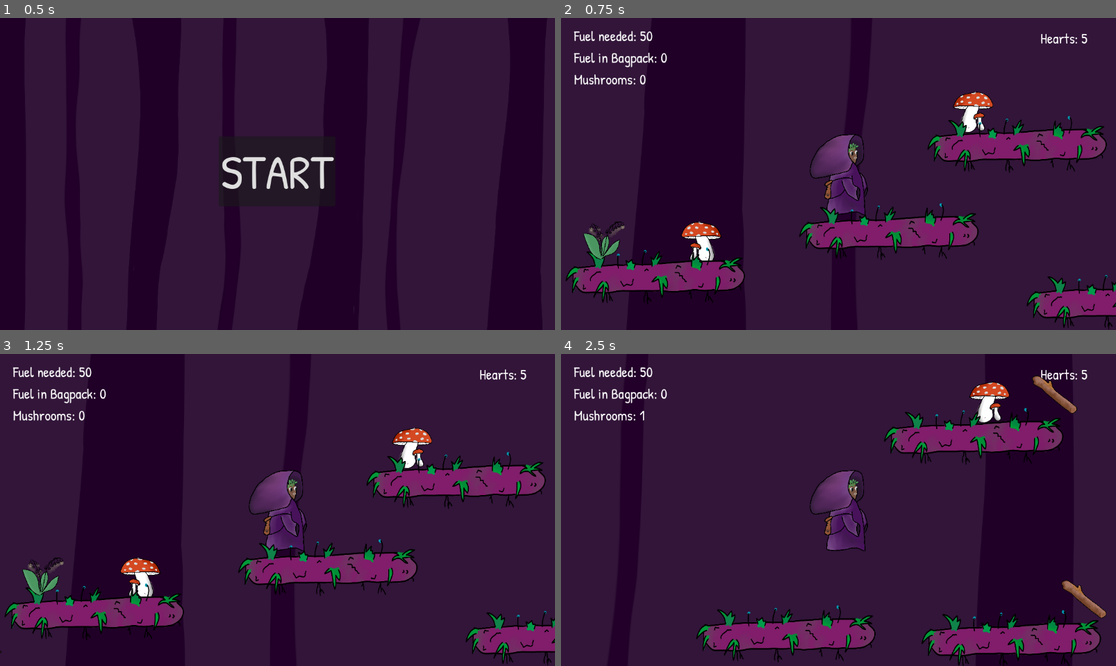
Above: before the commit, frames 1-4 (two rows, left to right).
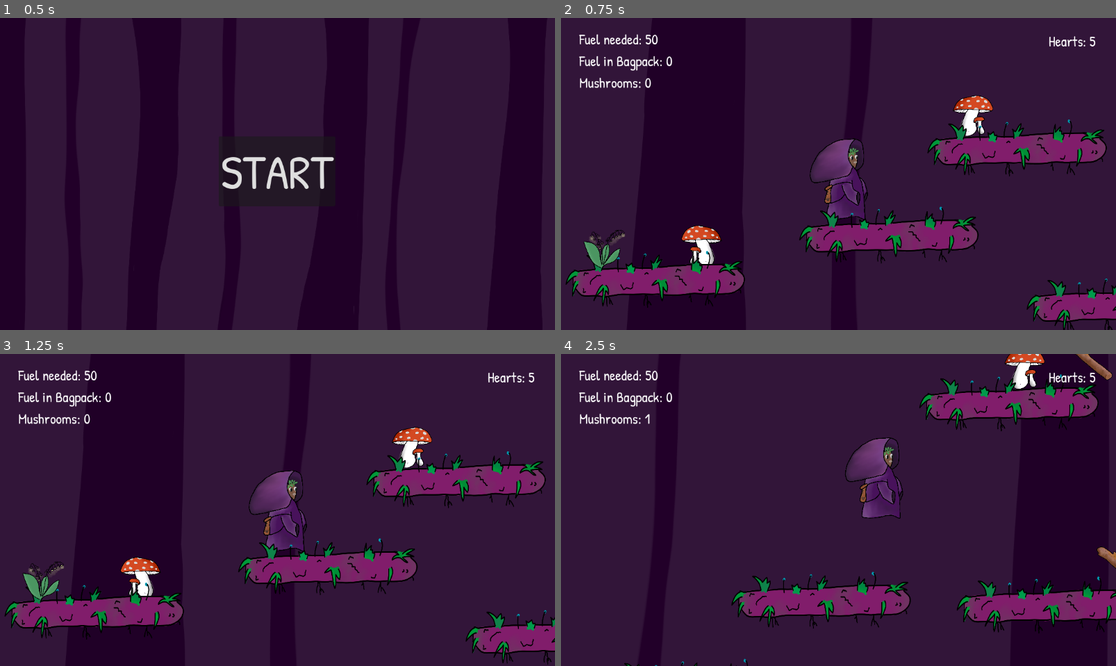
Above: after the commit, the same moments.

Repository: one-mink/into_the_woods
Game: Godot game, scene res://scenes/start_srceen.tscn
Same seed, same stepped clock (60 frames per second), same inputs: the game is played once before the commit and once after it.
Inputs:
- Up to frame 1 (0.5 s): no input
- Up to frame 2 (0.75 s): click "START" at 0.5 s
- Up to frame 3 (1.25 s): no input
- Up to frame 4 (2.5 s): tap Enter (ui_accept) at 1.25, 1.52, 2.27 s; hold Right (ui_right) from 1.28 s (still down); tap S (throw) at 1.35 s; tap Alt at 2.1 s

Frame 1 is identical in both runs. In frame 2, 9.3% of the frame differs, in the area x 0-100%, y 4-100%; in frame 3, 4.7%; in frame 4, 23%, in the area x 2-100%, y 0-100%.

Commit message:
fixed buges, better hitboxes, better movement

Diff:
--- a/scenes/plattform.tscn
+++ b/scenes/plattform.tscn
@@ -10,10 +10,10 @@
 radius = 37.01351
 
 [sub_resource type="RectangleShape2D" id="RectangleShape2D_twxn0"]
-size = Vector2(348, 61)
+size = Vector2(348, 56.5)
 
 [sub_resource type="RectangleShape2D" id="RectangleShape2D_6pgfu"]
-size = Vector2(14, 45.25)
+size = Vector2(15, 45.25)
 
 [node name="plattform" type="Node2D" unique_id=2102032398]
 
@@ -113,7 +113,7 @@
 [node name="deco" type="Node" parent="." unique_id=1091576209]
 
 [node name="Flower" type="Sprite2D" parent="deco" unique_id=980869419]
-position = Vector2(1428, -159.00002)
+position = Vector2(1473.0001, -161.00002)
 scale = Vector2(0.171875, 0.178125)
 texture = ExtResource("1_5sh58")
 
@@ -128,7 +128,7 @@
 texture = ExtResource("1_5sh58")
 
 [node name="Flower4" type="Sprite2D" parent="deco" unique_id=907910366]
-position = Vector2(2546, 128.00002)
+position = Vector2(2589.0002, 127)
 scale = Vector2(0.171875, 0.178125)
 texture = ExtResource("1_5sh58")
 
@@ -138,24 +138,24 @@
 texture = ExtResource("1_5sh58")
 
 [node name="Flower6" type="Sprite2D" parent="deco" unique_id=1503155858]
-position = Vector2(3377, -323)
+position = Vector2(3384, -310.00003)
 scale = Vector2(0.171875, 0.178125)
 texture = ExtResource("1_5sh58")
 
 [node name="Flower7" type="Sprite2D" parent="deco" unique_id=1569338193]
-position = Vector2(4608, 148)
+position = Vector2(4609.0005, 158)
 scale = Vector2(0.171875, 0.178125)
 texture = ExtResource("1_5sh58")
 
 [node name="Flower8" type="Sprite2D" parent="deco" unique_id=1370078235]
-position = Vector2(6355, -329.00003)
+position = Vector2(6359, -300.00003)
 scale = Vector2(0.171875, 0.178125)
 texture = ExtResource("1_5sh58")
 
 [node name="Mushrooms" type="Node2D" parent="." unique_id=911248575]
 
 [node name="mushroom" parent="Mushrooms" unique_id=1966157939 instance=ExtResource("2_t63f6")]
-position = Vector2(1486, -512)
+position = Vector2(1490, -500)
 
 [node name="mushroom6" parent="Mushrooms" unique_id=1800596904 instance=ExtResource("2_t63f6")]
 position = Vector2(3554, -327)
@@ -167,7 +167,7 @@
 position = Vector2(5917, -538)
 
 [node name="mushroom2" parent="Mushrooms" unique_id=943096363 instance=ExtResource("2_t63f6")]
-position = Vector2(1040, -272)
+position = Vector2(1026, -279)
 scale = Vector2(-1, 1)
 
 [node name="mushroom4" parent="Mushrooms" unique_id=1839861853 instance=ExtResource("2_t63f6")]
@@ -219,22 +219,22 @@
 
 [node name="CollisionShape2D2" type="CollisionShape2D" parent="StaticBody2D2" unique_id=690152747]
 visibility_layer = 2
-position = Vector2(3292, 366)
+position = Vector2(3303, 378)
 shape = SubResource("RectangleShape2D_6pgfu")
 
 [node name="CollisionShape2D3" type="CollisionShape2D" parent="StaticBody2D2" unique_id=1235347061]
 visibility_layer = 2
-position = Vector2(3672, 356)
+position = Vector2(3667, 380)
 shape = SubResource("RectangleShape2D_6pgfu")
 
 [node name="CollisionShape2D5" type="CollisionShape2D" parent="StaticBody2D2" unique_id=2076166844]
 visibility_layer = 2
-position = Vector2(5433, -242)
+position = Vector2(5431, -222)
 shape = SubResource("RectangleShape2D_6pgfu")
 
 [node name="CollisionShape2D6" type="CollisionShape2D" parent="StaticBody2D2" unique_id=1255120182]
 visibility_layer = 2
-position = Vector2(5797, -246)
+position = Vector2(5798, -221)
 shape = SubResource("RectangleShape2D_6pgfu")
 
 [node name="StaticBody2D3" type="StaticBody2D" parent="." unique_id=2006812998]
@@ -269,7 +269,7 @@
 shape = SubResource("RectangleShape2D_twxn0")
 
 [node name="Platform1" type="Sprite2D" parent="StaticBody2D5" unique_id=1185976479]
-position = Vector2(756, 317)
+position = Vector2(758, 309)
 scale = Vector2(0.30468756, 0.38007814)
 texture = ExtResource("1_t2tlx")
 
@@ -289,11 +289,11 @@
 position = Vector2(707, -775)
 
 [node name="CollisionShape2D" type="CollisionShape2D" parent="StaticBody2D7" unique_id=2110632888]
-position = Vector2(718.99994, 324)
+position = Vector2(722.99994, 350)
 shape = SubResource("RectangleShape2D_twxn0")
 
 [node name="Platform1" type="Sprite2D" parent="StaticBody2D7" unique_id=214410752]
-position = Vector2(719, 329)
+position = Vector2(723, 355)
 scale = Vector2(0.30468756, 0.38007814)
 texture = ExtResource("1_t2tlx")
 
@@ -385,7 +385,7 @@
 position = Vector2(3244, -393)
 
 [node name="CollisionShape2D" type="CollisionShape2D" parent="StaticBody2D15" unique_id=1075825908]
-position = Vector2(713, 286)
+position = Vector2(713, 288.25)
 shape = SubResource("RectangleShape2D_twxn0")
 
 [node name="Platform1" type="Sprite2D" parent="StaticBody2D15" unique_id=1088350177]
@@ -529,11 +529,11 @@
 position = Vector2(5782, -516)
 
 [node name="CollisionShape2D" type="CollisionShape2D" parent="StaticBody2D26" unique_id=1905773804]
-position = Vector2(709.99994, 254.5)
+position = Vector2(708.99994, 276)
 shape = SubResource("RectangleShape2D_twxn0")
 
 [node name="Platform1" type="Sprite2D" parent="StaticBody2D26" unique_id=533722237]
-position = Vector2(704, 260)
+position = Vector2(705, 282)
 scale = Vector2(0.30468756, 0.38007814)
 texture = ExtResource("1_t2tlx")
 
--- a/scenes/player.tscn
+++ b/scenes/player.tscn
@@ -35,6 +35,7 @@
 shape = SubResource("CapsuleShape2D_4flbx")
 
 [node name="Camera2D" type="Camera2D" parent="CharacterBody2D" unique_id=64352215]
+position_smoothing_enabled = true
 
 [node name="Stick_Start" type="Marker2D" parent="CharacterBody2D" unique_id=422565892]
 position = Vector2(187, 0)
@@ -43,6 +44,7 @@
 position = Vector2(-180, 0)
 
 [node name="Label" type="Label" parent="CharacterBody2D" unique_id=882821239]
+visible = false
 offset_left = -549.0
 offset_top = -308.0
 offset_right = -387.0
@@ -52,6 +54,7 @@
 script = ExtResource("3_qhqgy")
 
 [node name="Label2" type="Label" parent="CharacterBody2D" unique_id=454134974]
+visible = false
 offset_left = 419.0
 offset_top = -303.0
 offset_right = 543.0
--- a/scenes/world.tscn
+++ b/scenes/world.tscn
@@ -2,9 +2,12 @@
 
 [ext_resource type="Texture2D" uid="uid://bcs56pn8h01xm" path="res://images/background.png" id="1_7r4gi"]
 [ext_resource type="PackedScene" uid="uid://coiks1ivlqvvg" path="res://scenes/player.tscn" id="1_f3sb7"]
+[ext_resource type="FontFile" uid="uid://credw2f6vml43" path="res://fonts/PatrickHand-Regular.ttf" id="1_jhx03"]
+[ext_resource type="Script" uid="uid://c627wsa6wicol" path="res://scripts/fuel-label.gd" id="2_o8fc1"]
 [ext_resource type="Script" uid="uid://btyc38l3aob6d" path="res://scripts/collect_sticks.gd" id="2_tlwt5"]
 [ext_resource type="PackedScene" uid="uid://dih6bn5c3kici" path="res://scenes/plattform.tscn" id="3_7r4gi"]
 [ext_resource type="Texture2D" uid="uid://combxr0m3tj31" path="res://images/stick.png" id="3_tlwt5"]
+[ext_resource type="Script" uid="uid://cxdcyoagfy4fp" path="res://scripts/heart-label.gd" id="3_xo05s"]
 [ext_resource type="PackedScene" uid="uid://ij5mghvbsrci" path="res://scenes/dog_boar.tscn" id="4_aqk2v"]
 [ext_resource type="PackedScene" uid="uid://bpf2bb1t0xiqn" path="res://scenes/trader.tscn" id="6_dwbse"]
 [ext_resource type="PackedScene" uid="uid://tfcpru2pwc62" path="res://scenes/rocket.tscn" id="7_i7141"]
@@ -57,6 +60,26 @@
 [node name="Player" parent="." unique_id=769515138 instance=ExtResource("1_f3sb7")]
 position = Vector2(5089, 3)
 
+[node name="CanvasLayer" type="CanvasLayer" parent="Player" unique_id=1395495486]
+
+[node name="Label" type="Label" parent="Player/CanvasLayer" unique_id=797129967]
+offset_left = 38.0
+offset_top = 23.0
+offset_right = 200.0
+offset_bottom = 65.0
+theme_override_fonts/font = ExtResource("1_jhx03")
+theme_override_font_sizes/font_size = 30
+script = ExtResource("2_o8fc1")
+
+[node name="Label2" type="Label" parent="Player/CanvasLayer" unique_id=1975804975]
+offset_left = 1012.0
+offset_top = 27.0
+offset_right = 1136.0
+offset_bottom = 113.0
+theme_override_fonts/font = ExtResource("1_jhx03")
+theme_override_font_sizes/font_size = 30
+script = ExtResource("3_xo05s")
+
 [node name="plattform" parent="." unique_id=2102032398 instance=ExtResource("3_7r4gi")]
 position = Vector2(-38, 10)
 
--- a/scripts/gameover.gd
+++ b/scripts/gameover.gd
@@ -2,5 +2,9 @@
 
 
 func _on_button_pressed() -> void:
+
 	Fuel.fuel = 0
+	Player.hearts = 0
+	Mushroom.count = 0
+
 	get_tree().change_scene_to_file("res://scenes/world.tscn")
Not shown, changed: export.zip
Not shown, changed: export/index.html
Not shown, changed: export/index.pck
